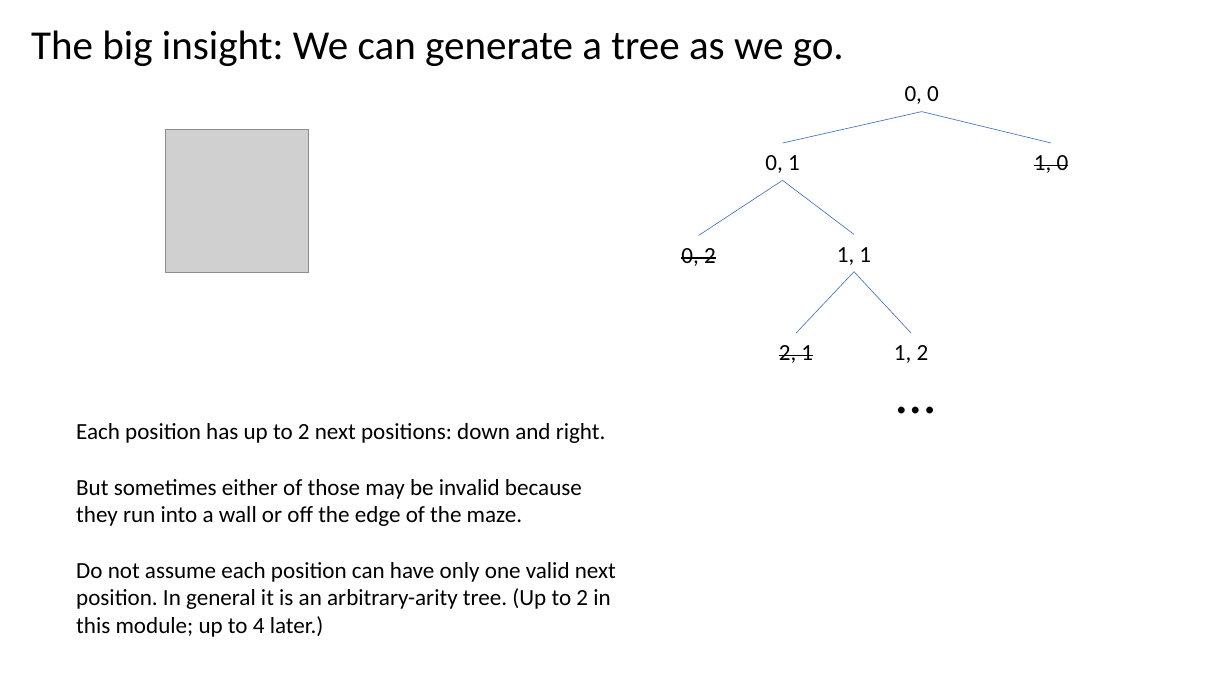
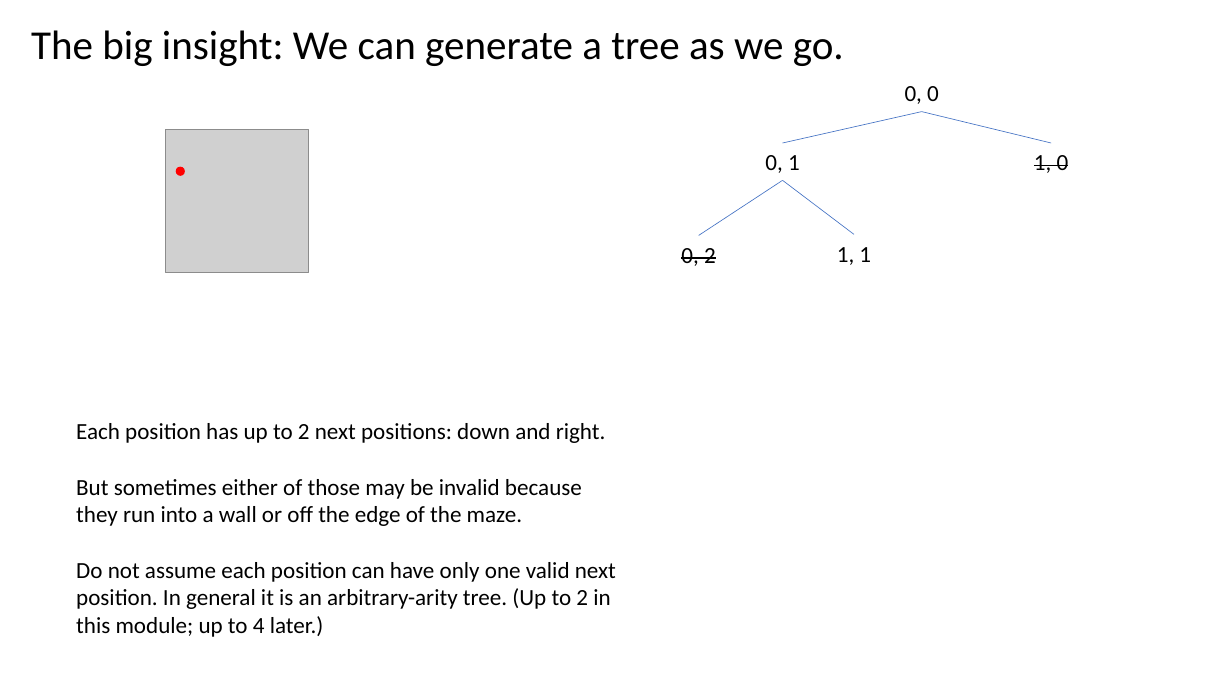
Before and after one commit to GregorKiczales/spd-materials, a slide deck: slide 7 of instructor/l16/l16-pad.pptx (slide 8 before the commit). Drawn at 1232x693 pixels with LibreOffice and Linux fonts; fonts in the diff are those of the drawing; grey boxes stand for pictures. Boxes give left, top, right and bottom in pixels: in the first picture for what was removed or moved away, otherwise in the second. Text is boxed around its words. In the diff, an @@ line names an element or a change of style, - is before the commit and + after.

```diff
--- a/instructor/l16/l16-pad.pptx
+++ b/instructor/l16/l16-pad.pptx
@@ ellipse added at (x1=177, y1=167, x2=185, y2=176), fill #FF0000, outline #FF0000 1 pt @@
@@ line removed from (854, 272) to (797, 334) @@
@@ line removed from (854, 272) to (911, 334) @@
@@ text removed at (x1=779, y1=345, x2=813, y2=363) @@
-2, 1
@@ text removed at (x1=887, y1=353, x2=1019, y2=431) @@
-…
@@ text removed at (x1=894, y1=345, x2=929, y2=363) @@
-1, 2
```
Also in this commit, not shown: 6 other slides changed, 2 slides added, 1 slide removed, 15 other files.
